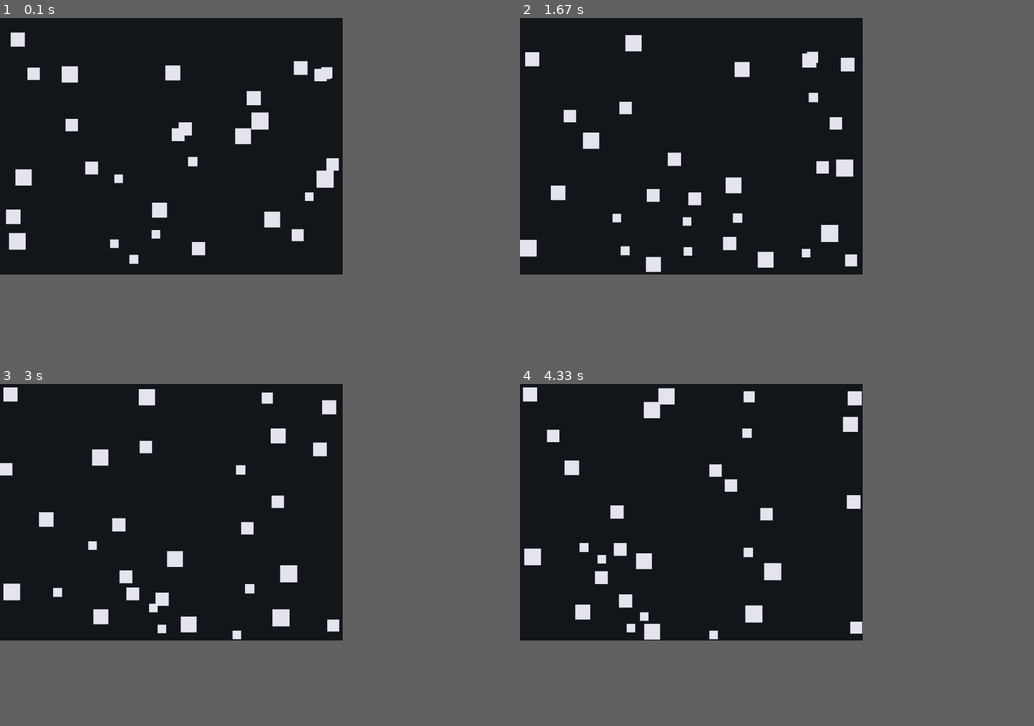
Above: before the commit, frames 1-4 (two rows, left to right).
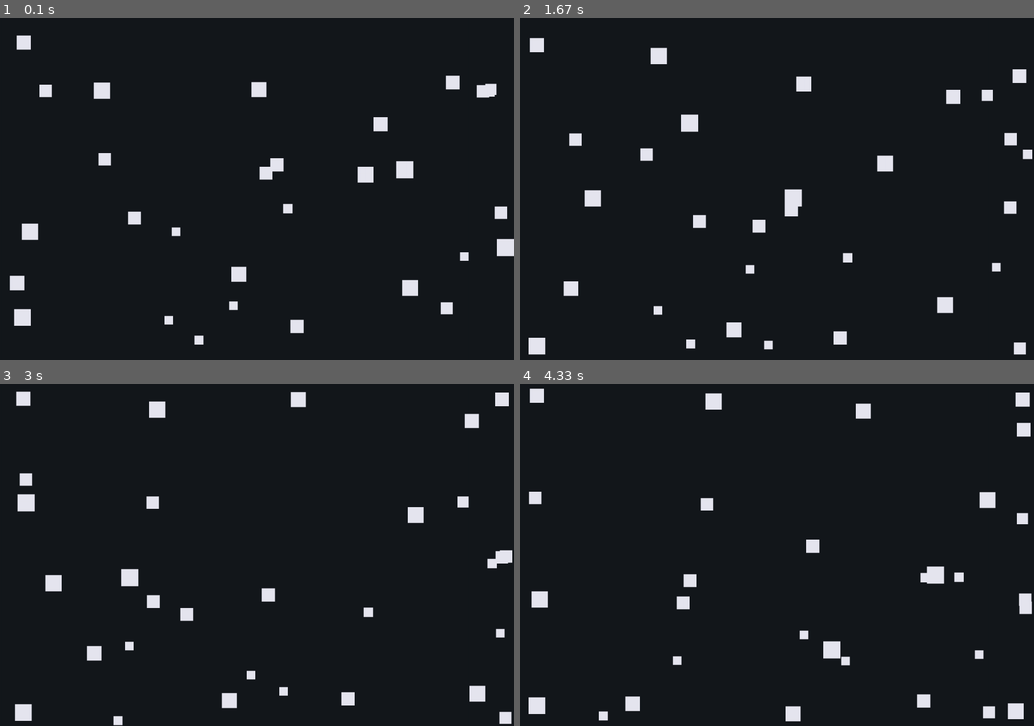
Above: after the commit, the same moments.

Repository: tuanminhhoang/lab8-pygame
Game: pygame game, started from main.py
Same seed, same stepped clock (60 frames per second), same inputs: the game is played once before the commit and once after it.
Inputs:
- Up to frame 1 (0.1 s): no input
- Up to frame 2 (1.67 s): no input
- Up to frame 3 (3 s): no input
- Up to frame 4 (4.33 s): no input
The window is 600x450 before the commit and 900x600 after it. Grey fills any space a smaller window leaves; there, only what the larger window draws over its background counts as a difference.

The runs differ from the first frame. In frame 1, 6.0% of the frame differs, in the area x 1-100%, y 4-96%; in frame 2, 6.2%; in frame 3, 5.9%; in frame 4, 6.2%, in the area x 0-100%, y 1-99%.

Commit message:
Update main.py

Diff:
--- a/main.py
+++ b/main.py
@@ -19,8 +19,8 @@
 import pygame
 import random
 
-SCREEN_WIDTH = 800
-SCREEN_HEIGHT = 600
+SCREEN_WIDTH = 1200
+SCREEN_HEIGHT = 800
 FPS = 60
 SQUARE_COUNT = 30
 BACKGROUND_COLOR = (20, 24, 28)
@@ -97,8 +97,8 @@
         size = random.randint(20, 40)
         x = random.randint(0, SCREEN_WIDTH - size)
         y = random.randint(0, SCREEN_HEIGHT - size)
-        vx = random.randint(50, 100)
-        vy = random.randint(50, 100)
+        vx = 500
+        vy = 500
         squares.append(Square(x=x, y=y, vx=vx, vy=vy, size=size))
     return squares
 
